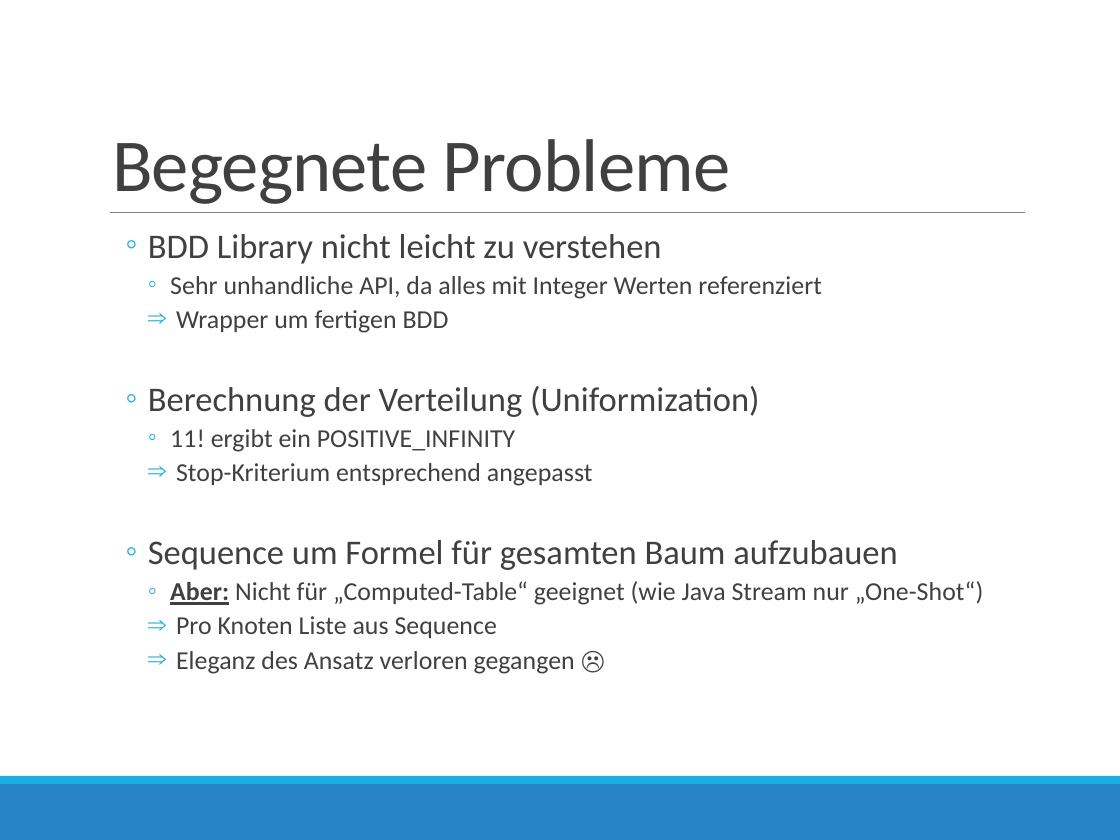
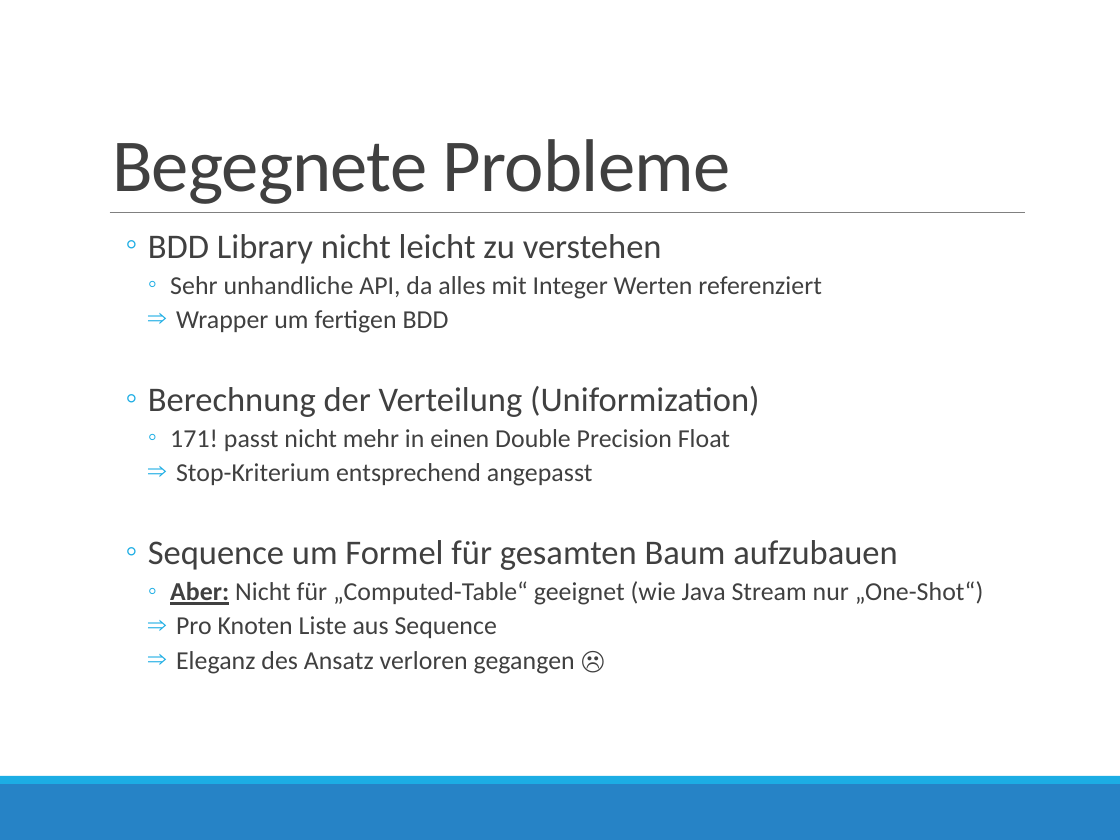
Before and after one commit to AndreMann90/fart_fssd, a slide deck: slide 12 of doc/Programmier-Projekt-Praesi.pptx. Drawn at 1120x840 pixels with LibreOffice and Linux fonts; fonts in the diff are those of the drawing. Boxes give left, top, right and bottom in pixels: in the first picture for what was removed or moved away, otherwise in the second. Text is boxed around its words. In the diff, an @@ line names an element or a change of style, - is before the commit and + after.

```diff
--- a/doc/Programmier-Projekt-Praesi.pptx
+++ b/doc/Programmier-Projekt-Praesi.pptx
@@ text at [170, 429, 730, 451]: text changed @@
-    ◦ 11! ergibt ein POSITIVE_INFINITY
+    ◦ 171! passt nicht mehr in einen Double Precision Float
```
Also in this commit, not shown: 2 other slides changed, 1 slide added, 1 slide removed.
